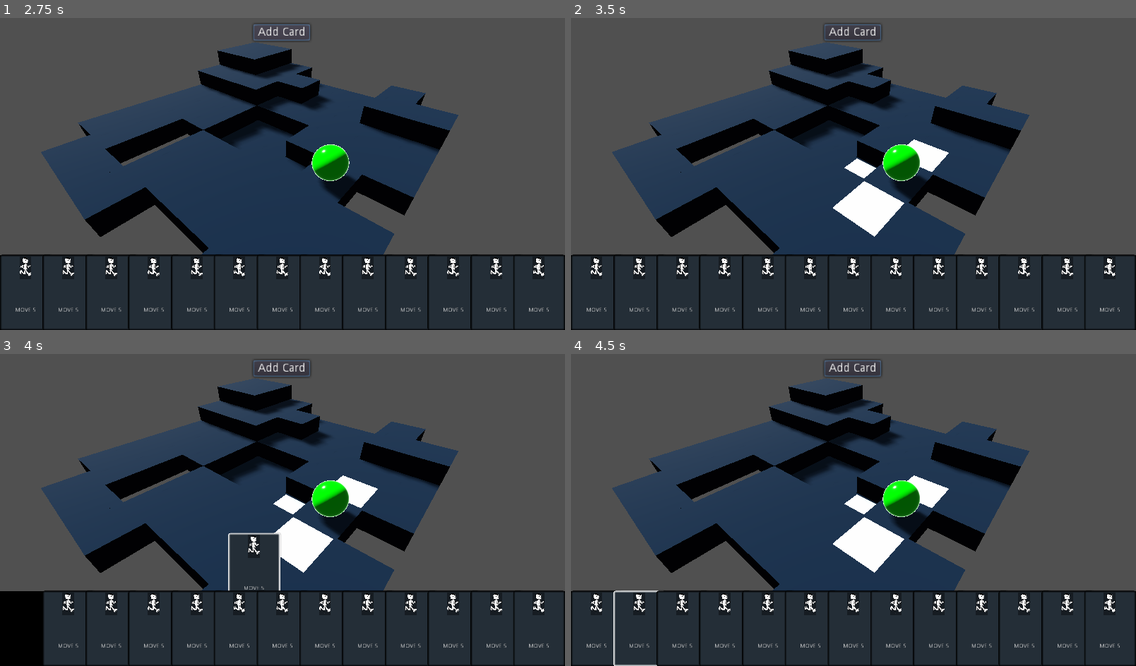
Above: before the commit, frames 1-4 (two rows, left to right).
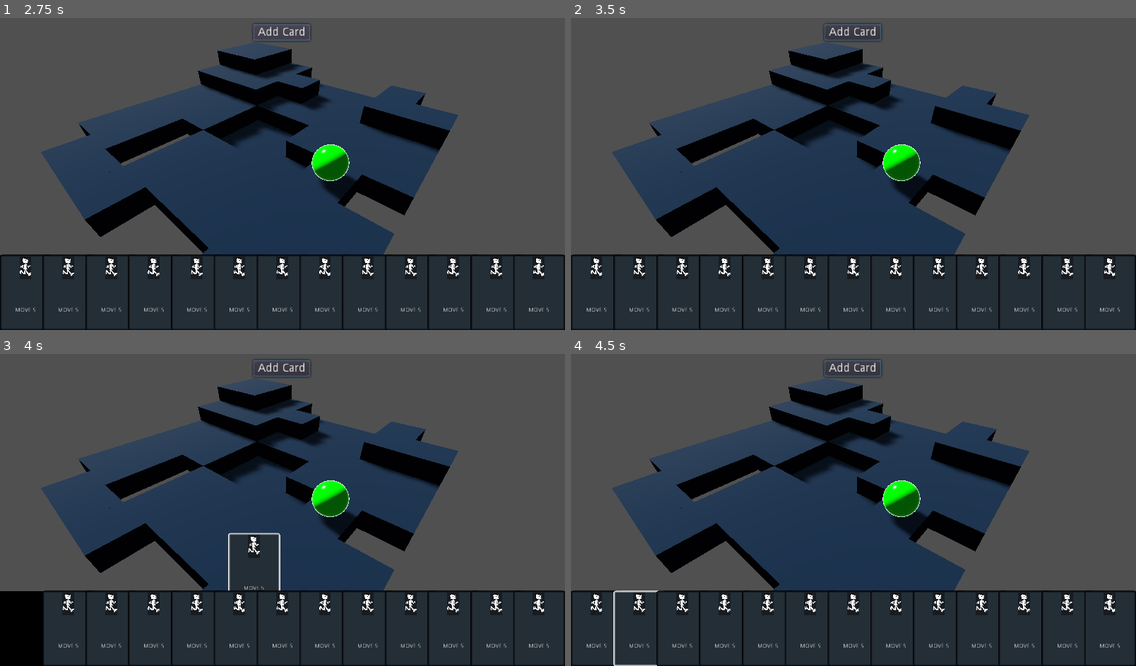
Above: after the commit, the same moments.

Repository: richardbonneau/space-rogue
Game: Godot game, scene res://Main/Main.tscn
Two runs of this game, one before a commit and one after it. Both use one fixed random seed, a clock stepped at 60 frames per second and the inputs below. Before the commit the project starts from res://Scenes/Main.tscn.
Inputs (mouse positions are in pixels of both pictures, inside the frame that each line leads up to):
- Up to frame 1 (2.75 s): click "Add Card" at 0.5 s; click "Add Card" at 1.25 s; click "Add Card" at 2 s
- Up to frame 2 (3.5 s): tap Enter at 2.75 s; drag from (599, 292) to (910, 102) at 2.77 s
- Up to frame 3 (4 s): drag from (28, 628) to (254, 572) at 3.52 s
- Up to frame 4 (4.5 s): move the mouse to (638, 628) at 4.27 s; click (638, 628) at 4.42 s

Frame 1 is identical in both runs. In frame 2, 1.7% of the frame differs, in the area x 46-67%, y 38-71%; in frame 3, 1.6%; in frame 4, 1.7%.
Error before the commit: Attempt to call function 'get_owner' in base 'null instance' on a null instance. (res://UI/Scripts/Card.gd:5)
Error after the commit: Invalid operands 'Nil' and 'Vector3' in operator '-'. (res://Level/Scripts/GameBoard.gd:16)

Commit message:
player moves to selected tile

Diff:
--- a/Entities/Player.tscn
+++ b/Entities/Player.tscn
@@ -11,7 +11,7 @@
 rim = 1.0
 rim_tint = 0.6
 
-[node name="Player" type="Spatial"]
+[node name="Player" type="KinematicBody"]
 script = ExtResource( 1 )
 
 [node name="Mesh" type="MeshInstance" parent="."]
--- a/Entities/Scripts/Player.gd
+++ b/Entities/Scripts/Player.gd
@@ -3,7 +3,7 @@
 var current_tile
 
 func _ready():
-	get_current_tile()
+	pass
 
 
 
--- a/Level/GameBoard.tscn
+++ b/Level/GameBoard.tscn
@@ -1,9 +1,10 @@
-[gd_scene load_steps=8 format=2]
+[gd_scene load_steps=9 format=2]
 
 [ext_resource path="res://Level/Tile.tscn" type="PackedScene" id=1]
 [ext_resource path="res://Entities/Player.tscn" type="PackedScene" id=2]
 [ext_resource path="res://Level/Scripts/GameBoard.gd" type="Script" id=3]
 [ext_resource path="res://Level/Scripts/Camera.gd" type="Script" id=4]
+[ext_resource path="res://Level/Scripts/Pathfinder.gd" type="Script" id=5]
 
 [sub_resource type="Environment" id=1]
 ambient_light_color = Color( 0.305882, 0.305882, 0.305882, 1 )
@@ -22,6 +23,9 @@
 
 [node name="GameBoard" type="Spatial"]
 script = ExtResource( 3 )
+
+[node name="Pathfinder" type="Node" parent="."]
+script = ExtResource( 5 )
 
 [node name="Camera" type="Camera" parent="."]
 transform = Transform( 0.766044, -0.413176, 0.492404, 0, 0.766044, 0.642788, -0.642788, -0.492404, 0.586824, 15, 6, 6.4075 )
@@ -208,6 +212,9 @@
 [node name="Player" parent="." instance=ExtResource( 2 )]
 transform = Transform( 1, 0, 0, 0, 1, 0, 0, 0, 1, 12, 0, 0 )
 
+[node name="Player2" parent="." instance=ExtResource( 2 )]
+transform = Transform( 1, 0, 0, 0, 1, 0, 0, 0, 1, 12, 0, 0 )
+
 [node name="WorldEnvironment" type="WorldEnvironment" parent="."]
 environment = SubResource( 3 )
 
--- a/Level/Scripts/Camera.gd
+++ b/Level/Scripts/Camera.gd
@@ -1,7 +1,7 @@
 extends Camera
 
 
-var enable_debug_tile_clicks = false
+var enable_debug_tile_clicks = true
 
 func _ready():
 	pass # Replace with function body.
@@ -14,6 +14,8 @@
 		# TODO: Make sure it only hits tiles, by using either groups or mask/colliders
 		var space_state = get_world().direct_space_state
 
-		var clicked_collider = space_state.intersect_ray(from, to, [], 1).get("collider")
-		if clicked_collider:
-			clicked_collider.logic()
+		var clicked_node = space_state.intersect_ray(from, to, [], 1).get("collider")
+		if clicked_node:
+			clicked_node.get_node("Highlight").visible = true
+			var game_board = self.get_owner().get_owner().get_node("GameBoard")
+			game_board.destination_origin = clicked_node.get_global_transform().origin
--- a/Level/Scripts/GameBoard.gd
+++ b/Level/Scripts/GameBoard.gd
@@ -1,15 +1,35 @@
 extends Spatial
 
+export var movement_stop_thresold: float = 0.1
+
 onready var moving_entity = $Player
+onready var entity_is_moving: bool = false
+var destination_origin
 
 func _ready():
 	pass
 
 
 func _process(delta):
-	pass
+	if entity_is_moving:
+		var entity_origin = moving_entity.get_global_transform().origin
+		var offset = destination_origin-entity_origin
+		var distance_to_destination = offset.length()
+
+		var move_speed = 100
+
+		moving_entity.move_and_slide(offset.normalized() * move_speed * delta)
+		print(distance_to_destination)
+		if distance_to_destination < movement_stop_thresold:
+			entity_is_moving = false
+			#switch to next node to move to
 
 
-func enable_entity_movement_grid():
+func play_card(var card_attributes):
+	if card_attributes.type == "move":
+		_enable_entity_movement_grid()
+
+func _enable_entity_movement_grid():
 	print("enable_entity_movement_grid")
-	moving_entity.get_current_tile().get_neighbors()
+	#moving_entity.get_current_tile().get_neighbors()
+	entity_is_moving = true
--- /dev/null
+++ b/Level/Scripts/Pathfinder.gd
@@ -0,0 +1,16 @@
+extends Node
+
+
+# Declare member variables here. Examples:
+# var a = 2
+# var b = "text"
+
+
+# Called when the node enters the scene tree for the first time.
+func _ready():
+	pass # Replace with function body.
+
+
+# Called every frame. 'delta' is the elapsed time since the previous frame.
+#func _process(delta):
+#	pass
--- a/UI/Card.tscn
+++ b/UI/Card.tscn
@@ -1,8 +1,9 @@
 [gd_scene load_steps=5 format=2]
 
-[ext_resource path="res://Sprites/mockcard.png" type="Texture" id=1]
-[ext_resource path="res://Sprites/stan2.png" type="Texture" id=2]
+[ext_resource path="res://Assets/Sprites/mockcard.png" type="Texture" id=1]
+[ext_resource path="res://Assets/Sprites/stan2.png" type="Texture" id=2]
 [ext_resource path="res://UI/Scripts/Card.gd" type="Script" id=3]
+
 
 [sub_resource type="StyleBoxFlat" id=1]
 bg_color = Color( 0.145098, 0.184314, 0.219608, 1 )
--- a/UI/Scripts/Card.gd
+++ b/UI/Scripts/Card.gd
@@ -2,12 +2,11 @@
 
 var drag_position = null
 onready var position_before_drag = self.rect_position
-onready var game_board = self.get_owner().get_owner().get_node("GameBoard")
 export var neighbour_push: =0.75
 onready var hand_width_margin := rect_size.x * 2
 onready var bottom_margin:=  rect_size/2
 
-enum{
+enum {
 	InHand
 	InPlay
 	AboutToBePlayed
@@ -17,12 +16,8 @@
 var target_position: Vector2
 var focus_completed: bool = false
 
-
-
 func _ready():
 	pass
-
-
 
 
 func _on_Card_gui_input(event):
@@ -35,7 +30,8 @@
 			self.rect_position = position_before_drag
 			if state == AboutToBePlayed:
 				#play card
-				game_board.enable_entity_movement_grid()
+				var game_board = self.get_owner().get_owner().get_node("GameBoard")
+				game_board.play_card({"type": "move", "value": 1})
 
 				var parent:Node = self.get_parent()
 				parent.remove_child(self)
--- a/UI/Scripts/Hand.gd
+++ b/UI/Scripts/Hand.gd
@@ -42,15 +42,6 @@
 		cards_in_hand[i].set_position(Vector2((card_position_x) + distance_to_cover_to_get_to_middle ,0))
 
 
-
-
-
-
-
-
-
-
-
 func _on_ViewPort_resized():
 	if ready_to_resize : reorganize_hand()
 
--- a/project.godot
+++ b/project.godot
@@ -16,7 +16,7 @@
 [application]
 
 config/name="Space Rogue"
-run/main_scene="res://Scenes/Main.tscn"
+run/main_scene="res://Main/Main.tscn"
 config/icon="res://icon.png"
 
 [display]
Renamed: Sprites/mockcard.png -> Assets/Sprites/mockcard.png
Not shown, changed: Assets/Sprites/mockcard.png.import
Renamed: Sprites/stan2.png -> Assets/Sprites/stan2.png
Not shown, changed: Assets/Sprites/stan2.png.import
Renamed: Scenes/Main.tscn -> Main/Main.tscn
